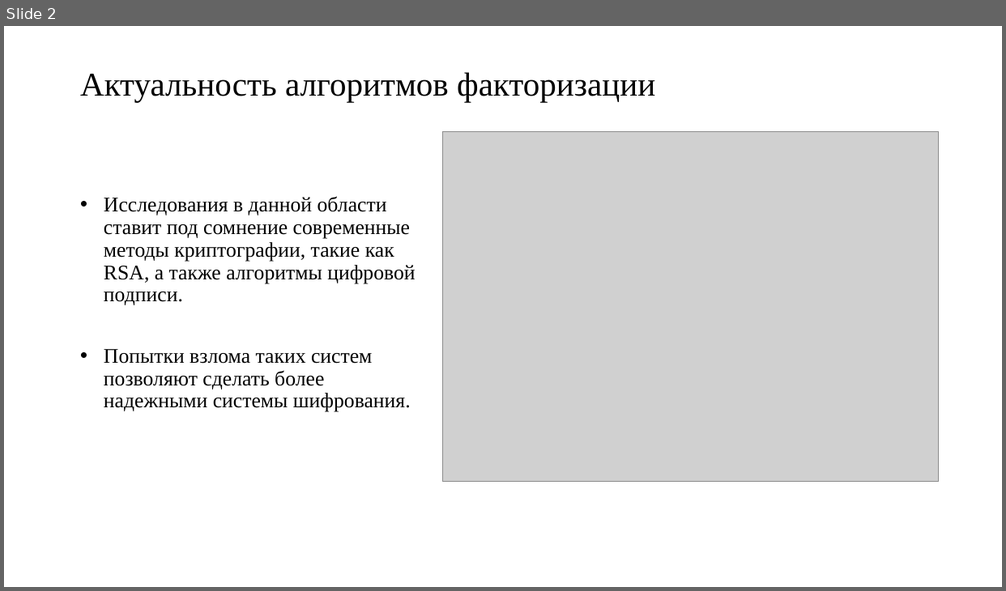
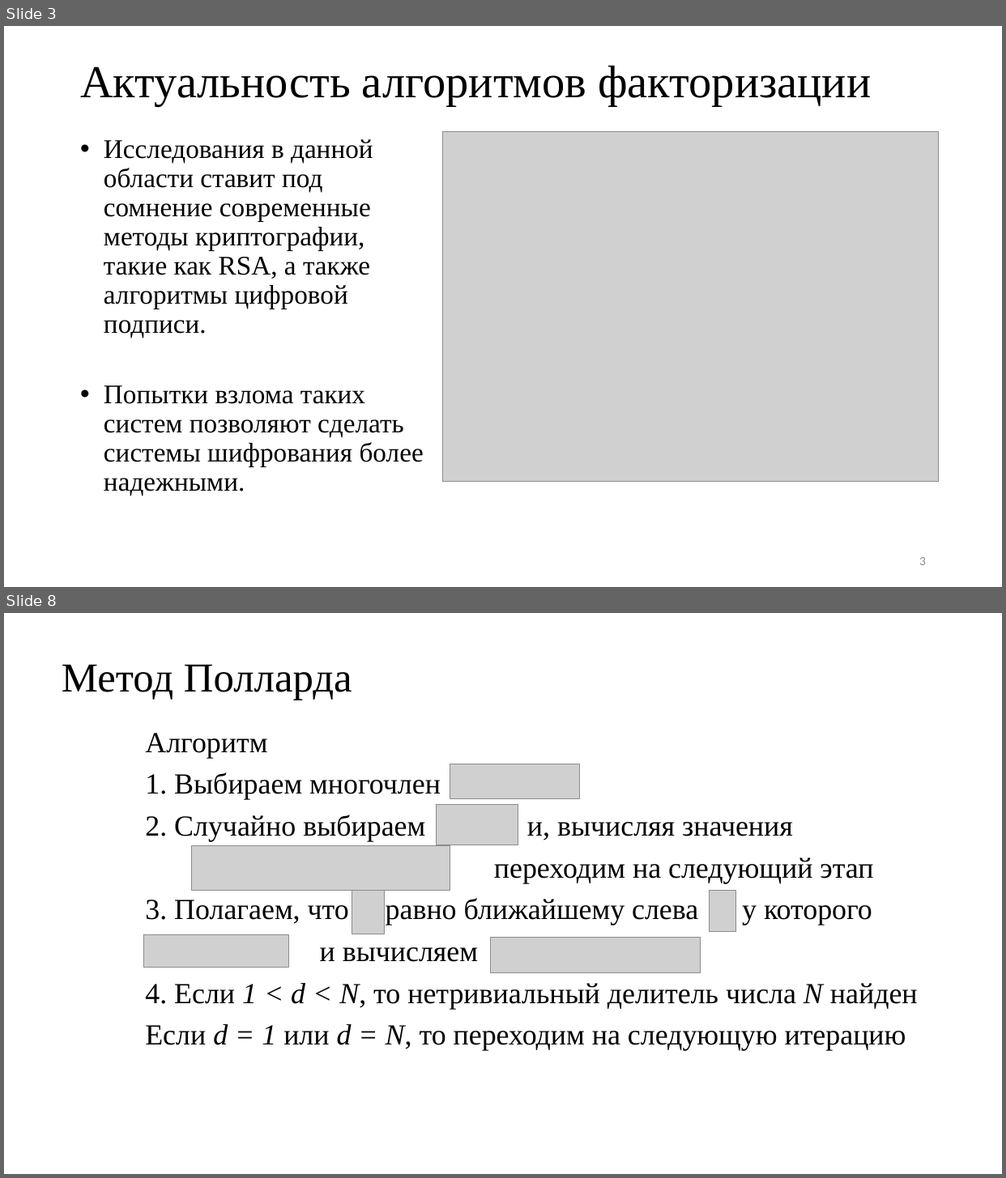
Before and after one commit to pagamov/VKR, a slide deck: Гамов Павел Диплом.pptx. Shown one above the other, each under a label of ours: slide 2 before the commit, slides 3 and 8 after it; the slides between them are not shown. The pictures are 1006x591 and 1006x1178 pixels, drawn with LibreOffice and Linux fonts; fonts in the diff are those of the drawing; grey boxes stand for pictures. Boxes give left, top, right and bottom in pixels: in the first picture for what was removed or moved away, otherwise in the second. Text is boxed around its words. In the diff, an @@ line names an element or a change of style, - is before the commit and + after.

```diff
--- a/Гамов Павел Диплом.pptx
+++ b/Гамов Павел Диплом.pptx
@@ slide 8 added at [4, 613, 1002, 1174], background #FFFFFF @@
@@ title added at [62, 664, 352, 700], 39.6 pt, text #000000 @@
+Метод Полларда
@@ text added at [145, 733, 918, 1051], 28 pt, text #000000 @@
+Алгоритм
+1. Выбираем многочлен
+2. Случайно выбираем и, вычисляя значения
+переходим на следующий этап
+3. Полагаем, что равно ближайшему слева у которого
+и вычисляем
+4. Если 1 < d < N, то нетривиальный делитель числа N найден
+Если d = 1 или d = N, то переходим на следующую итерацию
@@ picture added at [450, 764, 580, 799] @@
@@ picture added at [436, 805, 518, 845] @@
@@ picture added at [192, 845, 451, 891] @@
@@ picture added at [352, 891, 385, 934] @@
@@ picture added at [710, 891, 737, 932] @@
@@ picture added at [144, 935, 289, 968] @@
@@ picture added at [491, 937, 701, 973] @@
@@ what was slide 2 is now slide 3 @@
@@ slide 3 changed as well @@
@@ title "Актуальность алгоритмов факторизации": place and size @@
-title "Актуальность алгоритмов факторизации" at [80, 72, 655, 102]
+title "Актуальность алгоритмов факторизации" at [80, 65, 871, 107]
@@ title "Актуальность алгоритмов факторизации" at [80, 65, 871, 107]: size 32 to 44 pt @@
@@ text at [104, 139, 373, 339]: size 20 to 25.9 pt in "Исследования в данной области ставит под сомнение ..." @@
@@ text at [104, 386, 424, 497]: text changed; size 20 to 25.9 pt @@
-• Попытки взлома таких систем позволяют сделать более надежными системы шифрования.
+• Попытки взлома таких систем позволяют сделать системы шифрования более надежными.
@@ page number added at [919, 557, 926, 565], 12 pt, text #8C8C8C @@
+3
```
Also in this commit, not shown: 10 other slides changed, 9 other slides added, 2 slides removed.
